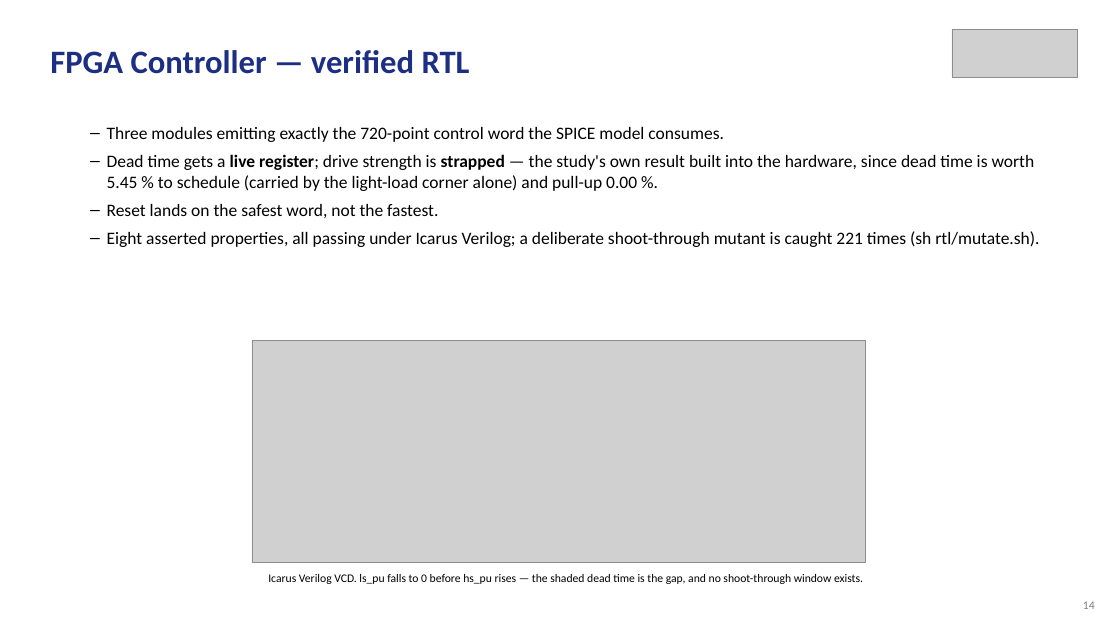
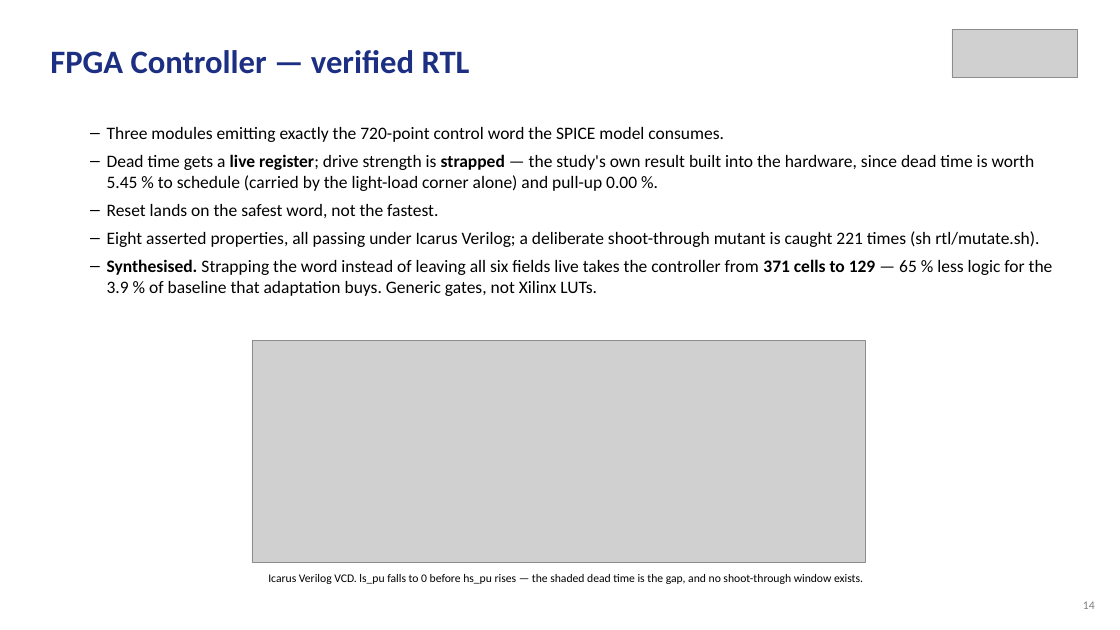
Before and after one commit to Amritha902/gan-driver, a slide deck: slide 14 of review/Review1_GaN_Segmented_Gate_Driver.pptx. Drawn at 1120x630 pixels with LibreOffice and Linux fonts; fonts in the diff are those of the drawing; grey boxes stand for pictures. Boxes give left, top, right and bottom in pixels: in the first picture for what was removed or moved away, otherwise in the second. Text is boxed around its words. In the diff, an @@ line names an element or a change of style, - is before the commit and + after.

```diff
--- a/review/Review1_GaN_Segmented_Gate_Driver.pptx
+++ b/review/Review1_GaN_Segmented_Gate_Driver.pptx
@@ text at [107,259,1053,296]: paragraph added @@
+– Synthesised. Strapping the word instead of leaving all six fields live takes the controller from 371 cells to 129 — 65 % less logic for the 3.9 % of baseline that adaptation buys. Generic gates, not Xilinx LUTs.
```
Also in this commit, not shown: 3 other files.
